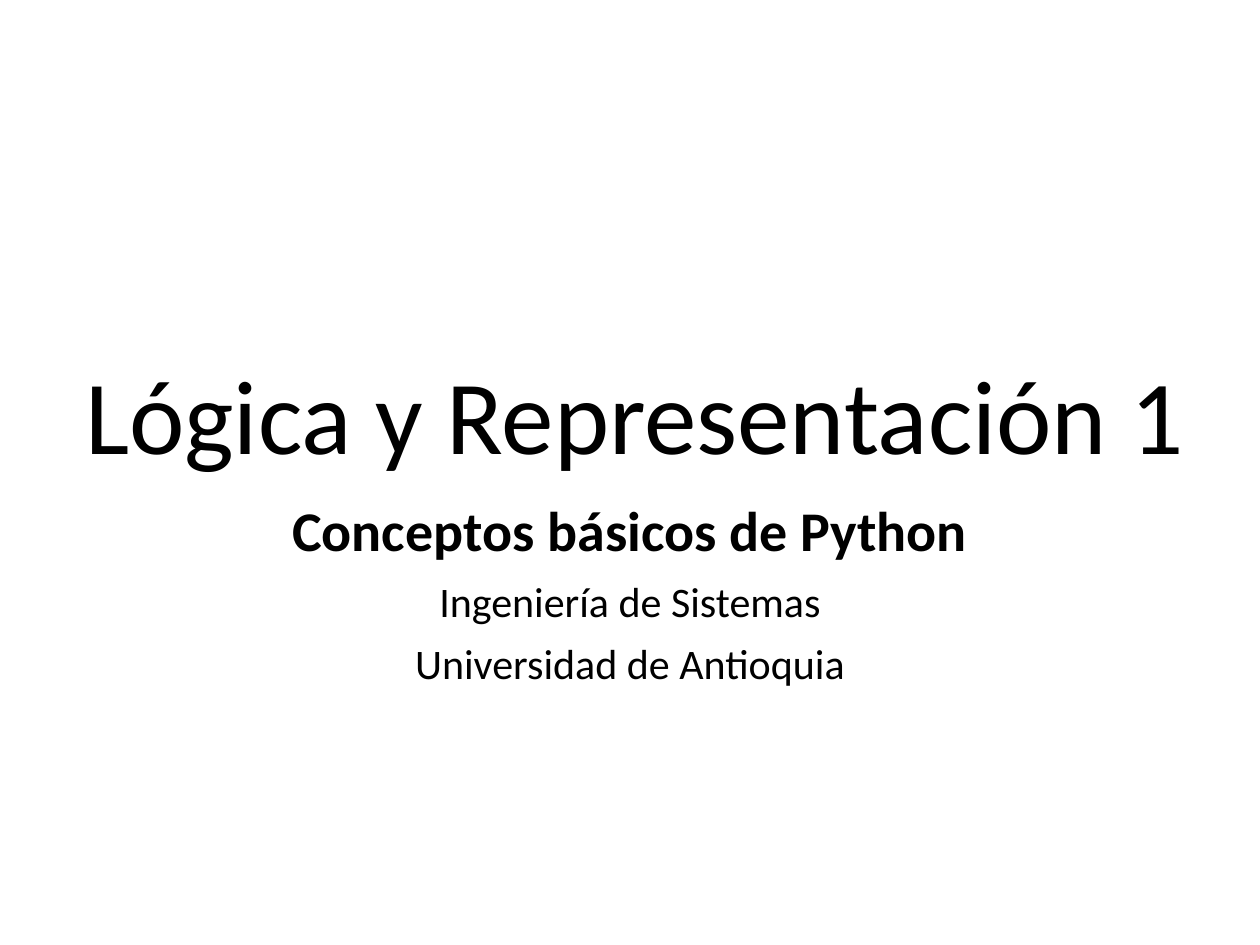
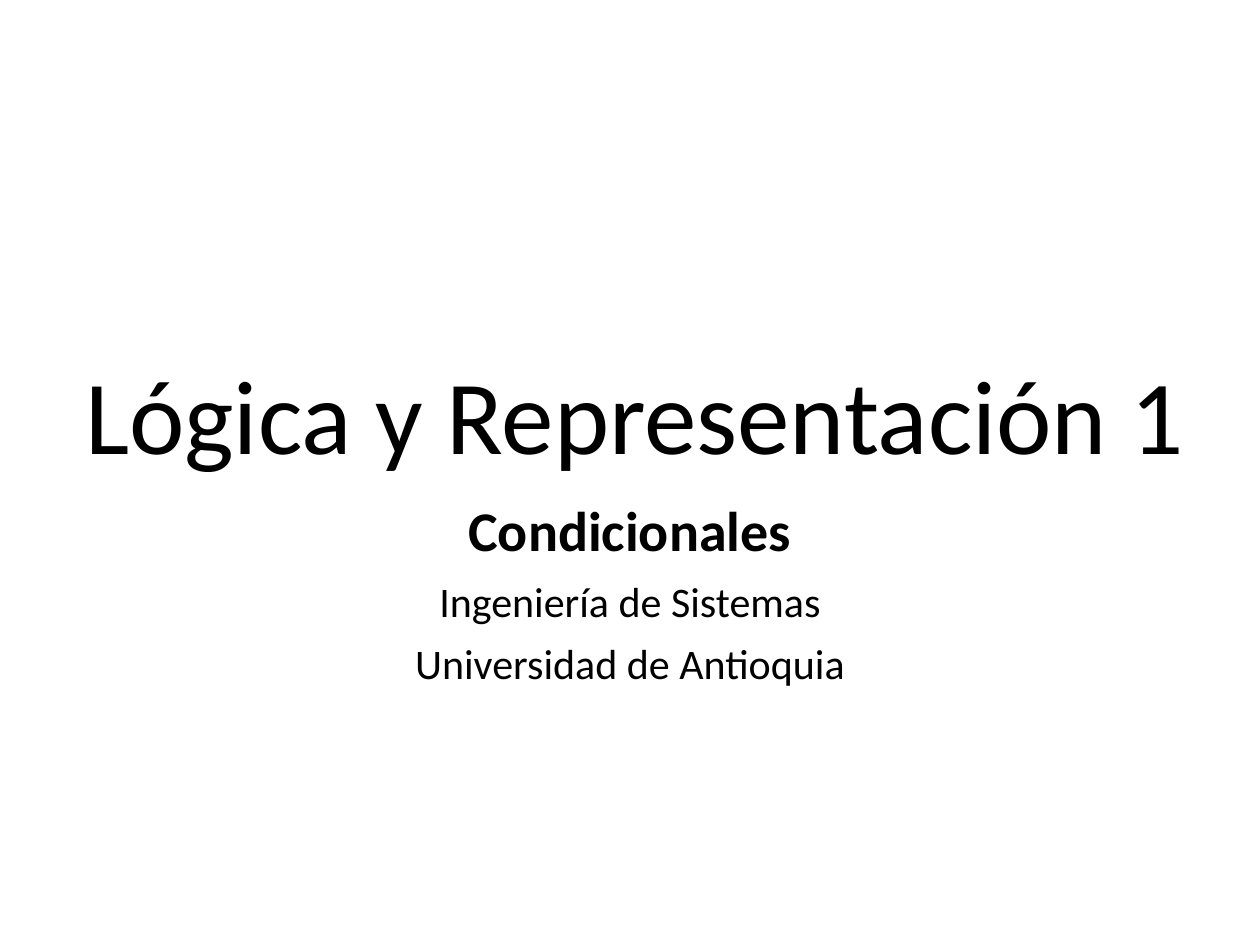
Before and after one commit to algoritmos-UdeA/logica1-20262, a slide deck: slide 1 of clases/5/teoria/clase-05.pptx. Drawn at 1260x945 pixels with LibreOffice and Linux fonts; fonts in the diff are those of the drawing. Boxes give left, top, right and bottom in pixels: in the first picture for what was removed or moved away, otherwise in the second. Text is boxed around its words. In the diff, an @@ line names an element or a change of style, - is before the commit and + after.

```diff
--- a/clases/5/teoria/clase-05.pptx
+++ b/clases/5/teoria/clase-05.pptx
@@ subtitle at (468,511,791,552): text changed @@
-Conceptos básicos de Python
+Condicionales
```
Also in this commit, not shown: 27 other slides changed, 2 other files.
